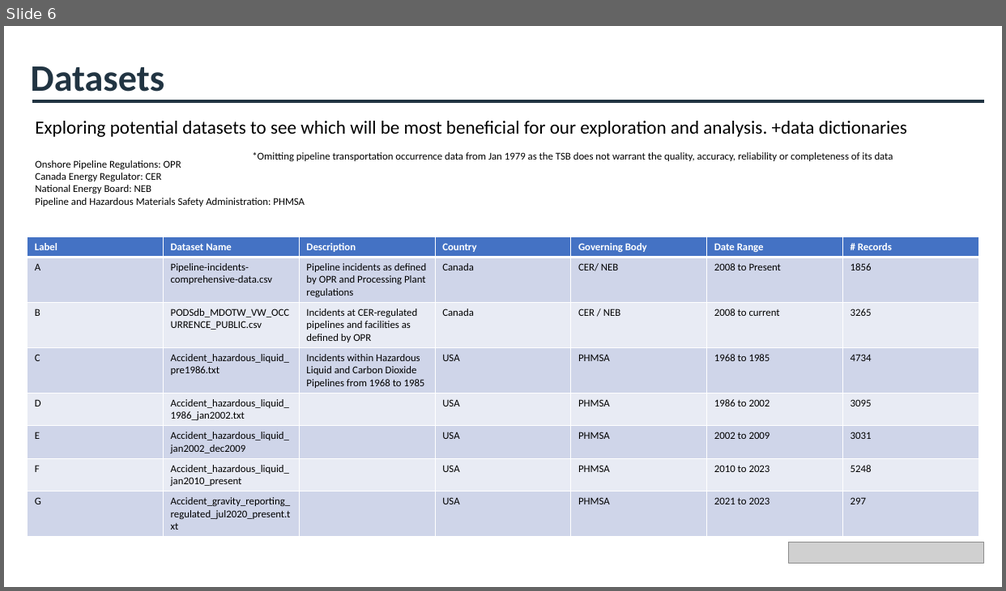
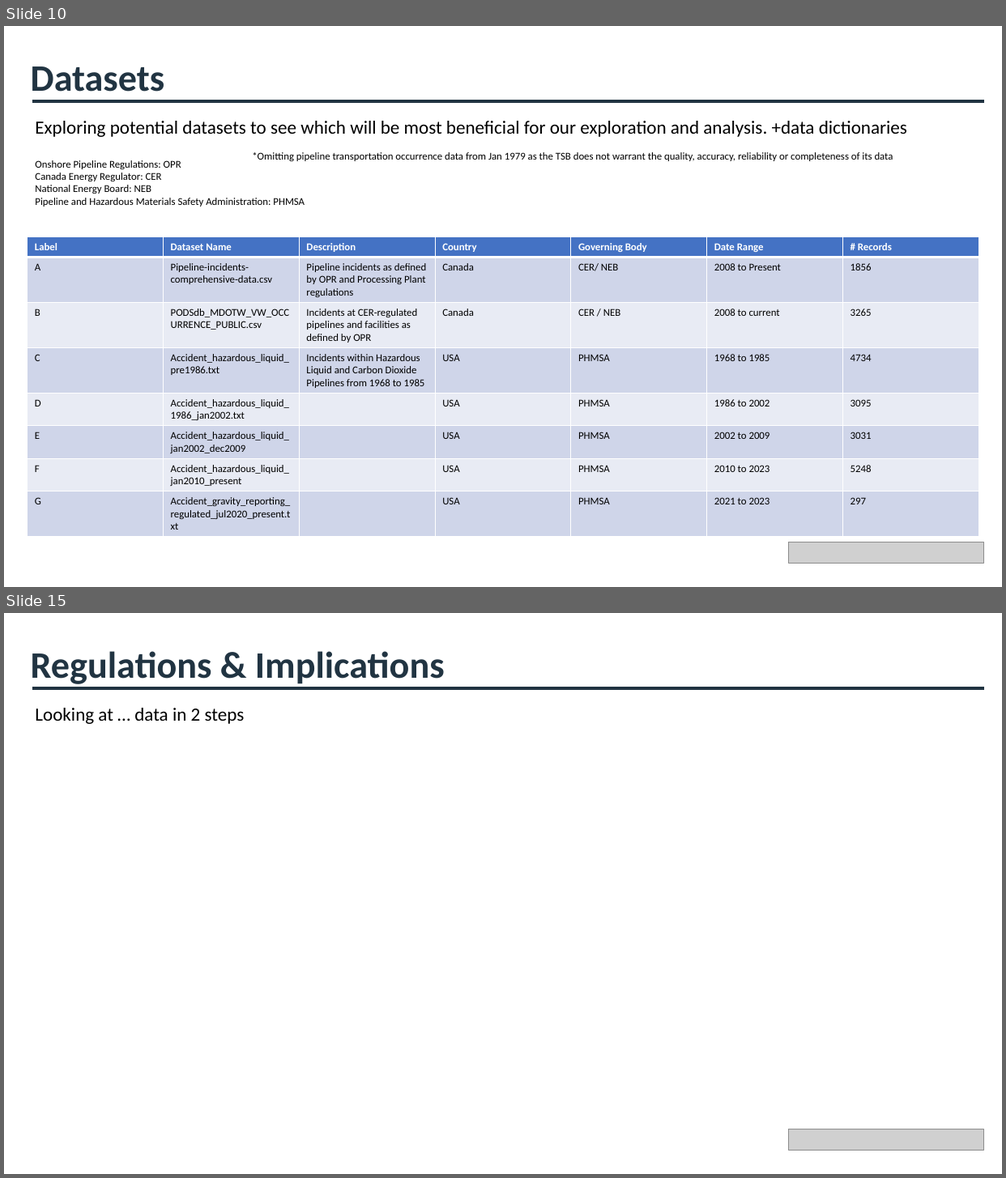
Before and after one commit to cameronmackinnon/crude_oil_accidents, a slide deck: presentations/Pipeline Accidents Presentation v0.pptx. Shown one above the other, each under a label of ours: slide 6 before the commit, slides 10 and 15 after it; the slides between them are not shown. The pictures are 1006x591 and 1006x1178 pixels, drawn with LibreOffice and Linux fonts; fonts in the diff are those of the drawing; grey boxes stand for pictures. Boxes give left, top, right and bottom in pixels: in the first picture for what was removed or moved away, otherwise in the second. Text is boxed around its words. In the diff, an @@ line names an element or a change of style, - is before the commit and + after.

```diff
--- a/presentations/Pipeline Accidents Presentation v0.pptx
+++ b/presentations/Pipeline Accidents Presentation v0.pptx
@@ slide 15 added at box(4, 613, 1002, 1174), background #FFFFFF @@
@@ text added at box(31, 651, 445, 688), 36 pt, text #213442, bold @@
+Regulations & Implications
@@ line added from (32, 688) to (984, 688), #213442 3 pt @@
@@ text added at box(35, 708, 245, 724), 18 pt, text #000000 @@
+Looking at … data in 2 steps
@@ picture added at box(790, 1130, 985, 1150) @@
@@ what was slide 6 is now slide 10 @@
```
Also in this commit, not shown: 7 slides changed, 6 other slides added, 4 other files.
